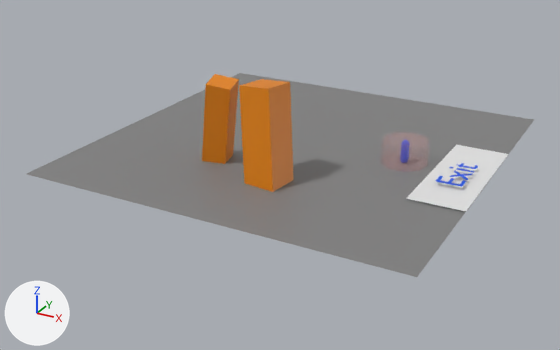
The glTF model examples/bevy_gltf_blueprints/multiple_levels/assets/models/Level1.glb, before and after one commit.
The view is the same before and after, from a 50 mm camera at (33.1, -55.5, 24.4) aimed at (4.1, -2.8, -1.9). The axes (+X, +Y, +Z) are drawn at lower left. The lights are the same throughout. Objects named as collision shapes, trigger or cutter boxes, shadow casters or lower levels of detail are left out. Where no turn or scale is listed for an object, it has been applied to the vertices.

In view in the first picture: 'Ground.001', 'Pillar_geometry', 'Pillar_geometry.001', 'Plane.004', 'Text', 'player_sensor'.
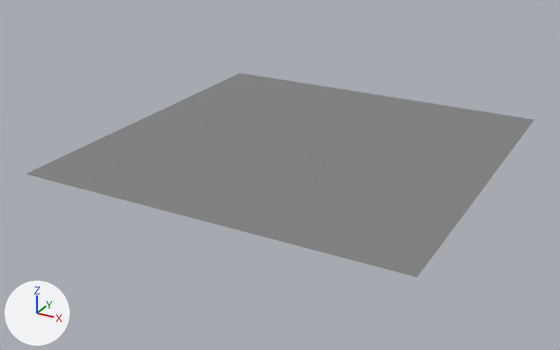
Pixel boxes (x1, y1, x2, y2) of what changed, in the pictures (560 x 350 px):
```json
{"object": "Pillar_geometry.001", "change": "deleted", "before": [239, 79, 293, 192], "on screen": "orange"}
{"object": "Plane.004", "change": "deleted", "before": [406, 145, 508, 211]}
{"object": "Pillar_geometry", "change": "deleted", "before": [202, 74, 239, 164]}
{"object": "player_sensor", "change": "deleted", "before": [381, 132, 429, 172]}
{"object": "Text", "change": "deleted", "before": [436, 163, 478, 187]}
```

Edits to the scene script, one JSON object a line:
```json
{"op": "remove", "block": "ob_pillar_geometry", "code": ["ob_pillar_geometry = bpy.data.objects.new('Pillar_geometry', me_cube_009)", "ob_pillar_geometry.parent = ob_pillar", "ob_pillar_geometry.location = (0.0, 0.0, 0.0)"]}
{"op": "remove", "block": "ob_plane_004", "code": ["ob_plane_004 = bpy.data.objects.new('Plane.004', me_plane_006)", "ob_plane_004.location = (18.64, -0.05, 0.11)"]}
{"op": "remove", "block": "ob_text", "code": ["ob_text = bpy.data.objects.new('Text', me_text)", "ob_text.location = (19.59, -3.19, 0.46)"]}
{"op": "remove", "block": "ob_player_sensor", "code": ["ob_player_sensor = bpy.data.objects.new('player_sensor', me_roundcube_003)", "ob_player_sensor.location = (13.84, 0.34, 1.0)"]}
{"op": "remove", "block": "ob_pillar_geometry_001", "code": ["ob_pillar_geometry_001 = bpy.data.objects.new('Pillar_geometry.001', me_cube_009)", "ob_pillar_geometry_001.parent = ob_pillar_006", "ob_pillar_geometry_001.location = (0.0, 0.0, 0.0)"]}
```
